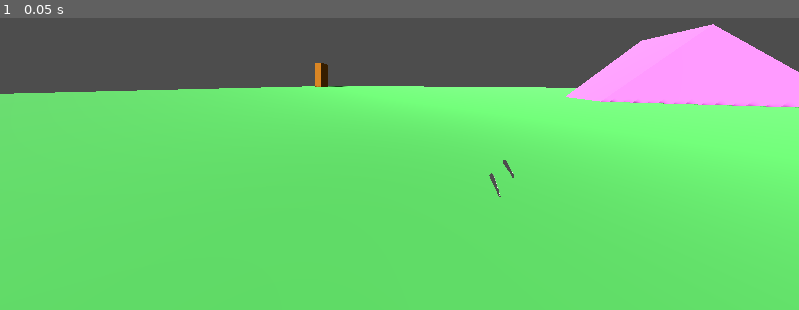
Above: before the commit, frame 1.
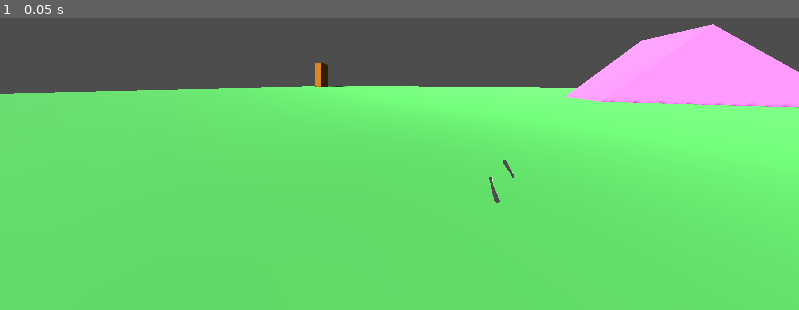
Above: after the commit, the same moment.

Repository: Michal1004/rwr
Game: Godot game, scene res://main.tscn
Same seed, same stepped clock (60 frames per second), same inputs: the game is played once before the commit and once after it.
Inputs:
- Up to frame 1 (0.05 s): no input

The runs differ from the first frame. In frame 1, less than 0.1% of the frame differs, in the area x 52-98%, y 23-64%.

Commit message:
"Blagam ostateczna wersja"

Diff:
--- a/project_files/main.tscn
+++ b/project_files/main.tscn
@@ -85,9 +85,10 @@
 [node name="Node3D HandRightRoot" type="Node3D" parent="XROrigin3D/RightController" unique_id=140452139]
 
 [node name="hand_right" parent="XROrigin3D/RightController/Node3D HandRightRoot" unique_id=822245146 instance=ExtResource("2_h2yge")]
-transform = Transform3D(4.734331e-09, 0.1, 8.749826e-09, 0.09991367, -5.0937494e-09, 0.0041544335, 0.0041544335, 8.545586e-09, -0.09991367, 0.25050735, -0.034254543, -0.1266751)
+transform = Transform3D(4.6934696e-09, 0.1, 2.6220889e-08, -0.09993201, 3.7235046e-09, 0.0036870386, 0.0036870386, -2.637611e-08, 0.09993201, 0.25824386, 0.050543815, -0.12667511)
 
 [node name="TeleportRay" type="RayCast3D" parent="XROrigin3D/RightController" unique_id=360056010]
+exclude_parent = false
 target_position = Vector3(0, 0, -10)
 
 [node name="TeleportMarker" type="MeshInstance3D" parent="XROrigin3D/RightController" unique_id=1626452756]
@@ -106,14 +107,15 @@
 [node name="Node3D Level" type="Node3D" parent="." unique_id=1035724941]
 
 [node name="MeshInstance3D" type="MeshInstance3D" parent="Node3D Level" unique_id=261712628]
-transform = Transform3D(20, 0, 0, 0, 20, 0, 0, 0, 20, 0.0013117194, -0.0050081015, -0.22108608)
+transform = Transform3D(20, 0, 0, 0, 20, 0, 0, 0, 20, 0.001, -0.005, 0)
 mesh = SubResource("PlaneMesh_0xm2m")
 surface_material_override/0 = SubResource("StandardMaterial3D_h2yge")
 
 [node name="StaticBody3D" type="StaticBody3D" parent="Node3D Level/MeshInstance3D" unique_id=1153829320]
+transform = Transform3D(1, 0, 0, 0, 1, 0, 0, 0, 1, 0, -0.0037529827, 0)
 
 [node name="CollisionShape3D" type="CollisionShape3D" parent="Node3D Level/MeshInstance3D/StaticBody3D" unique_id=621276721]
-transform = Transform3D(20, 0, 0, 0, 20, 0, 0, 0, 20, 0, 0, -100.74707)
+transform = Transform3D(20, 0, 0, 0, 20, 0, 0, 0, 20, 0, -0.05, 0)
 shape = SubResource("BoxShape3D_0xm2m")
 
 [node name="DirectionalLight3D" type="DirectionalLight3D" parent="Node3D Level" unique_id=999158876]
Not shown, changed: docs/index.html
Not shown, changed: docs/index.pck
Not shown, changed: docs/index.wasm
